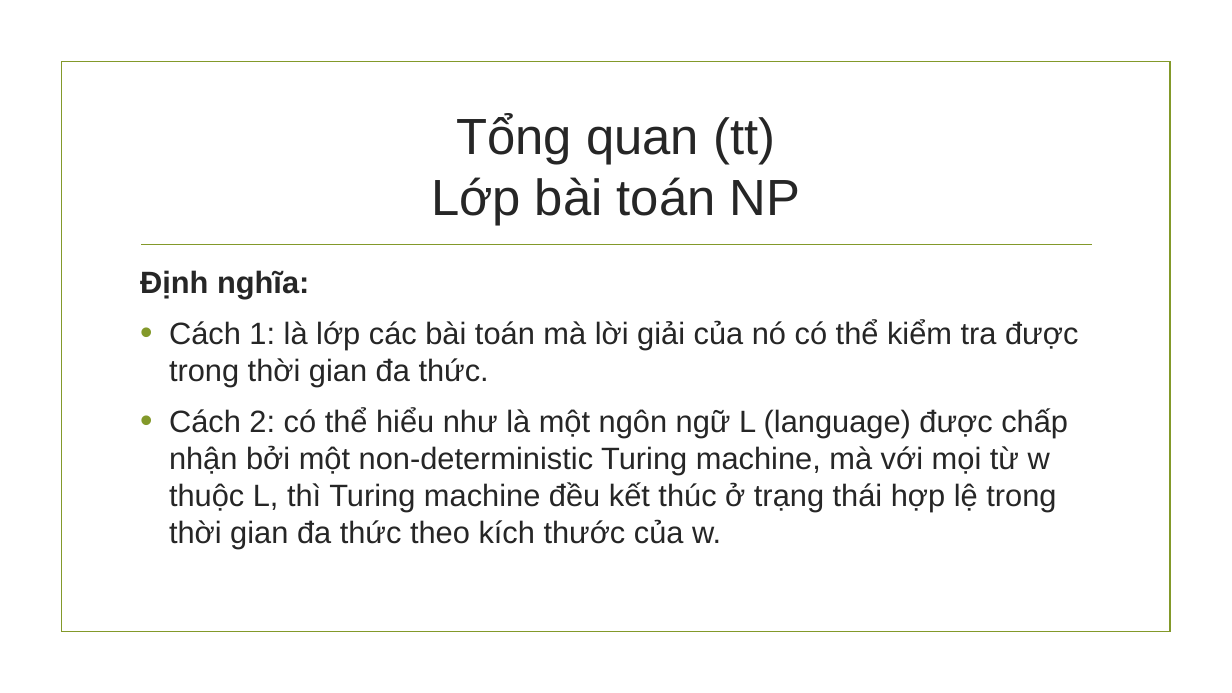
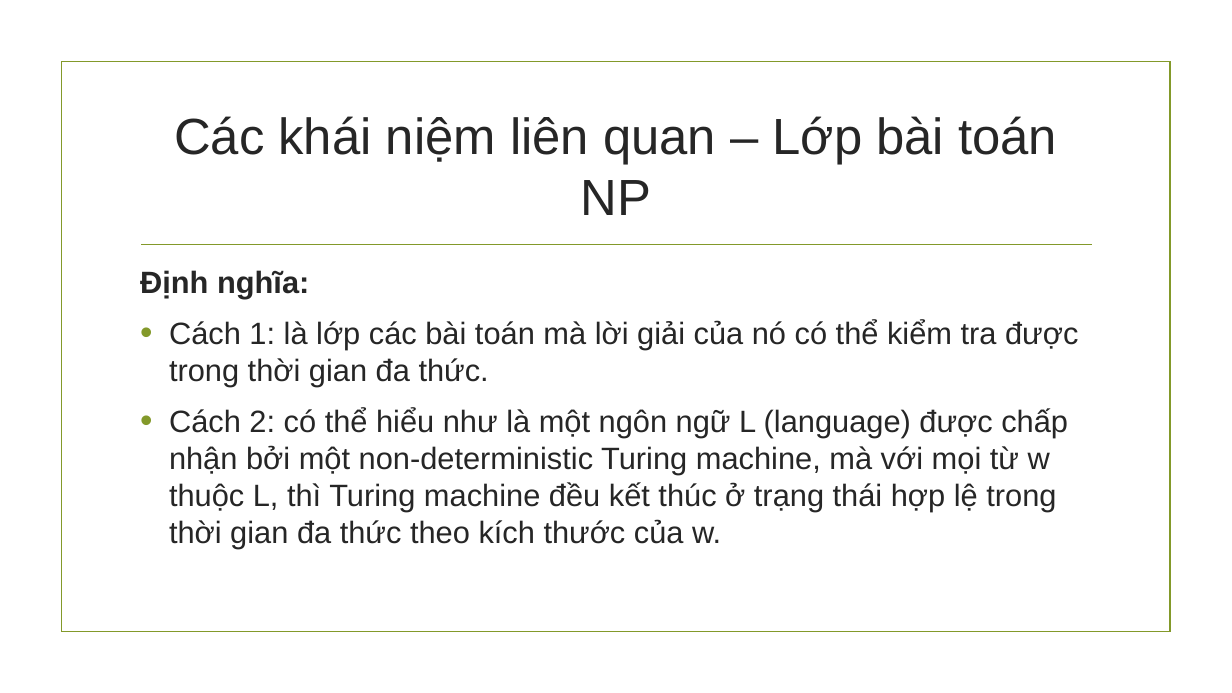
Before and after one commit to hungnguyen0606/PvsNP, a slide deck: slide 19 of Báo cáo đồ án cuối kì.pptx (slide 16 before the commit). Drawn at 1232x693 pixels with LibreOffice and Linux fonts; fonts in the diff are those of the drawing; background and template pictures are left out. Boxes give left, top, right and bottom in pixels: in the first picture for what was removed or moved away, otherwise in the second. Text is boxed around its words. In the diff, an @@ line names an element or a change of style, - is before the commit and + after.

```diff
--- a/Báo cáo đồ án cuối kì.pptx
+++ b/Báo cáo đồ án cuối kì.pptx
@@ title at (174, 116, 1057, 215): text changed @@
-Tổng quan (tt)
-Lớp bài toán NP
+Các khái niệm liên quan – Lớp bài toán NP
```
Also in this commit, not shown: 12 other slides changed, 9 slides added, 1 other file.
